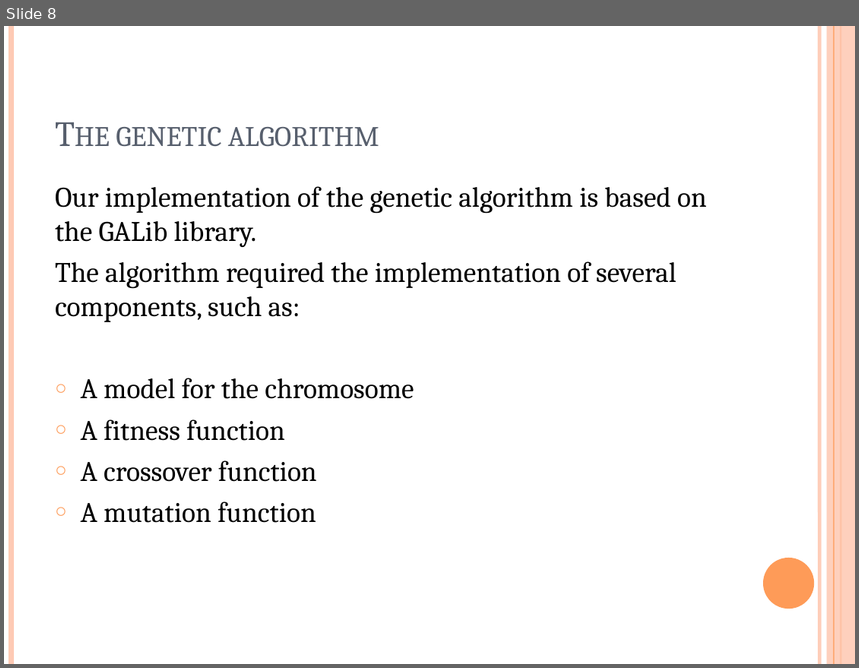
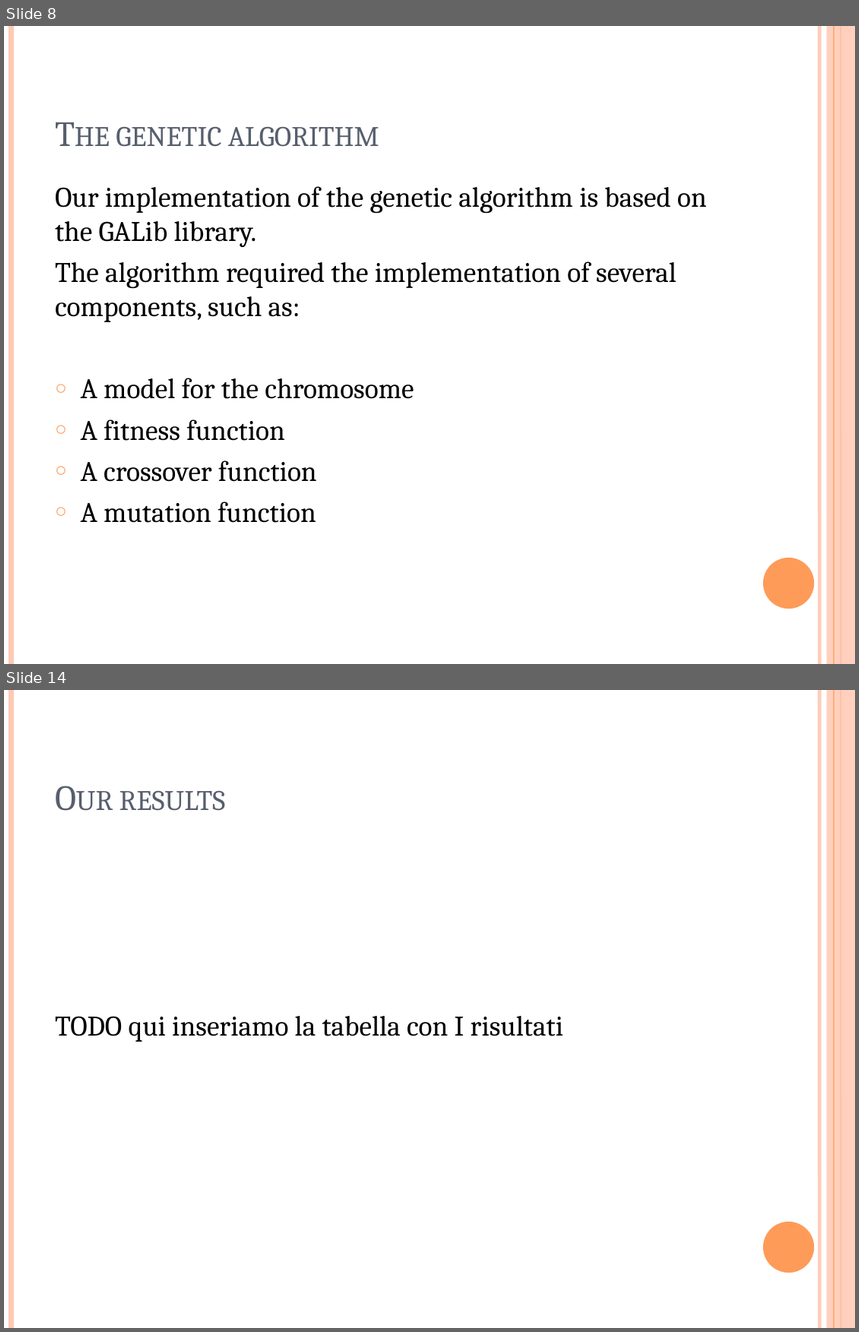
Before and after one commit to matteougolotti/OMA-Assignment, a slide deck: Documenti/OMA ASSIGNMENT 2014.pptx. Shown one above the other, each under a label of ours: slide 8 before the commit, slides 8 and 14 after it; the slides between them are not shown. The pictures are 859x668 and 859x1332 pixels, drawn with LibreOffice and Linux fonts; fonts in the diff are those of the drawing. Boxes give left, top, right and bottom in pixels: in the first picture for what was removed or moved away, otherwise in the second. Text is boxed around its words. In the diff, an @@ line names an element or a change of style, - is before the commit and + after.

```diff
--- a/Documenti/OMA ASSIGNMENT 2014.pptx
+++ b/Documenti/OMA ASSIGNMENT 2014.pptx
@@ slide 14 added at bbox=[4, 690, 855, 1328], background #FFFFFF; not listed: 6 template elements that a slide beside it also shows @@
@@ title added at bbox=[120, 791, 226, 811], 30 pt, text #575F6D, small capitals @@
+Our results
@@ text added at bbox=[55, 1016, 563, 1042], 24 pt, text #000000 @@
+TODO qui inseriamo la tabella con I risultati
```
Also in this commit, not shown: 6 other slides added.
